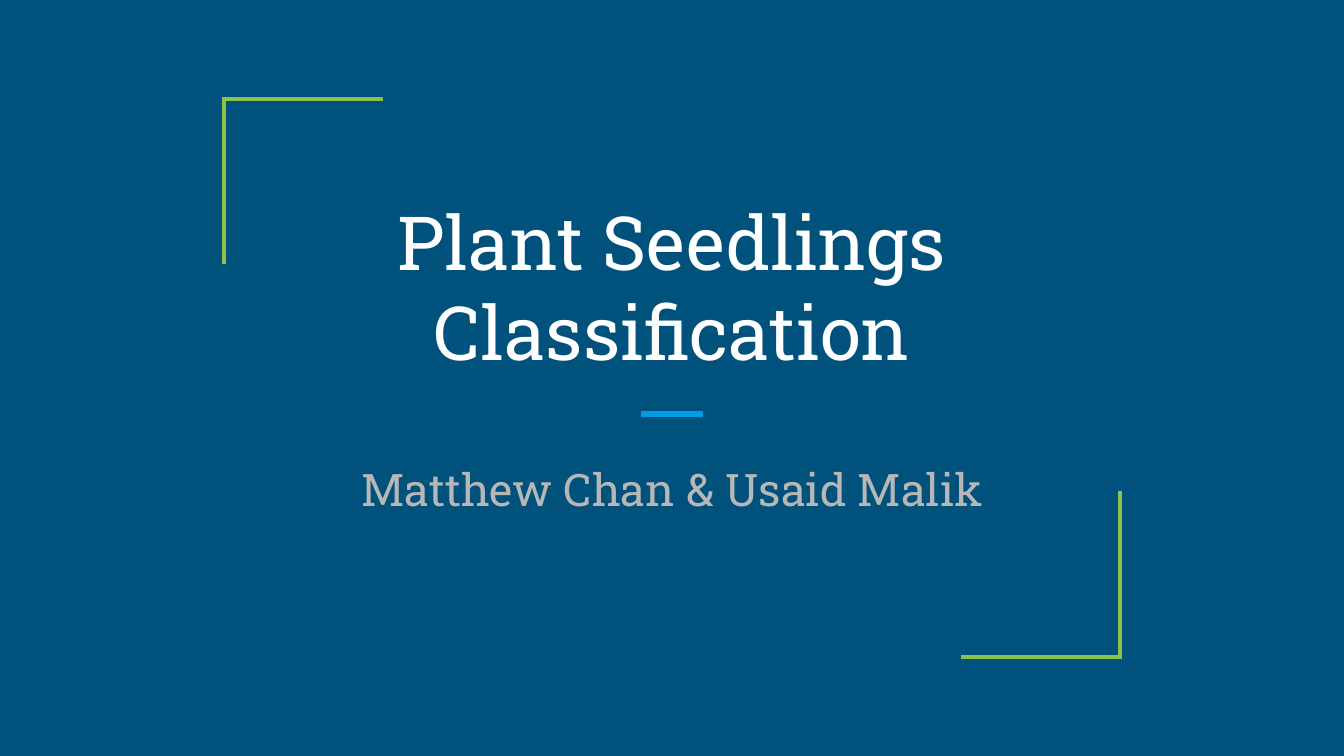
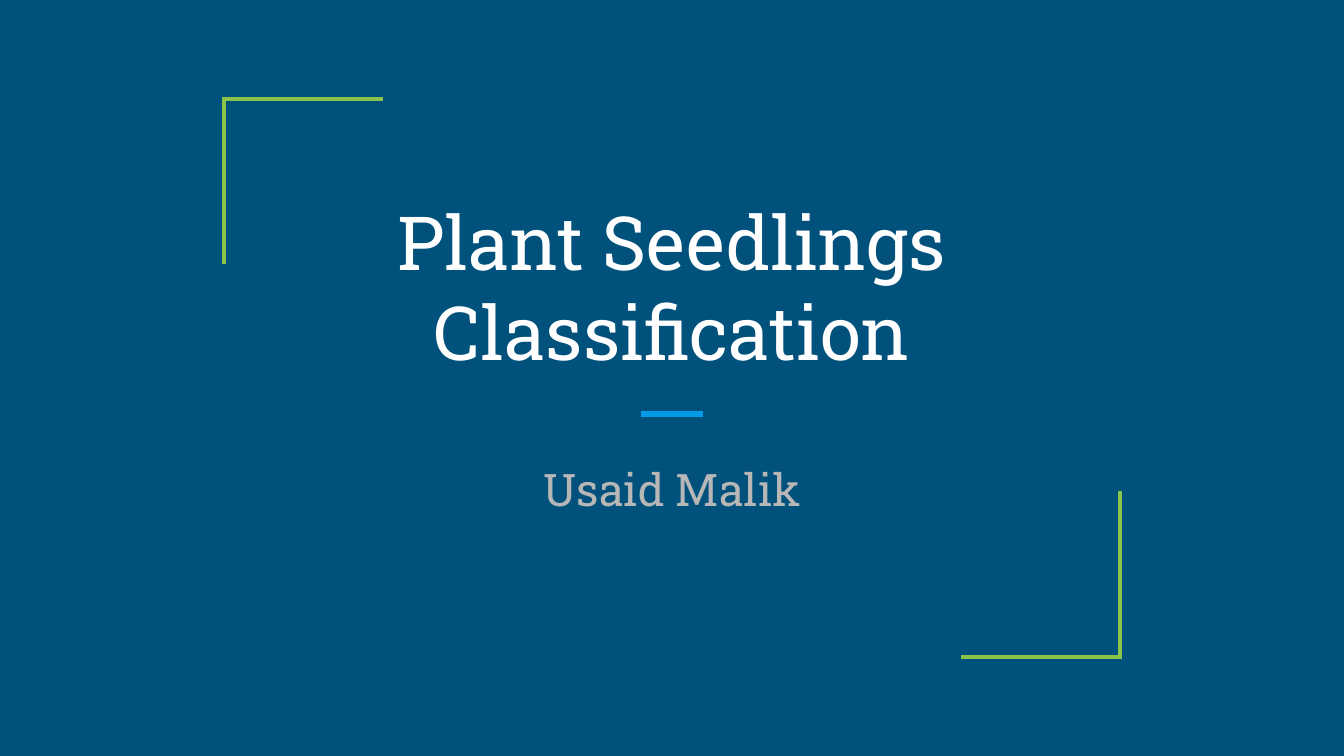
Before and after one commit to UsaidMalik/MachineLearningFinalProject, a slide deck: slide 1 of Presentation Machine Learning Final Project.pptx. Drawn at 1344x756 pixels with LibreOffice and Linux fonts; fonts in the diff are those of the drawing. Boxes give left, top, right and bottom in pixels: in the first picture for what was removed or moved away, otherwise in the second. Text is boxed around its words. In the diff, an @@ line names an element or a change of style, - is before the commit and + after.

Commit message:
update

```diff
--- a/Presentation Machine Learning Final Project.pptx
+++ b/Presentation Machine Learning Final Project.pptx
@@ subtitle at <box>543,472,801,507</box>: text changed @@
-Matthew Chan & Usaid Malik
+Usaid Malik
```
